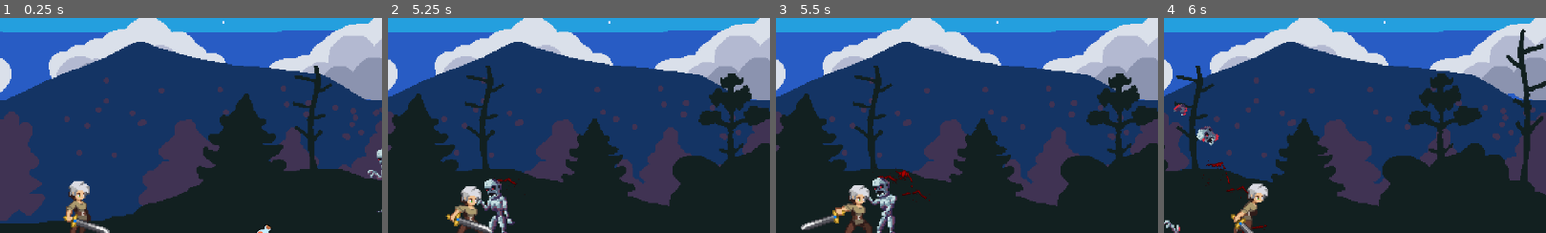
Above: before the commit, frames 1-4 (left to right).
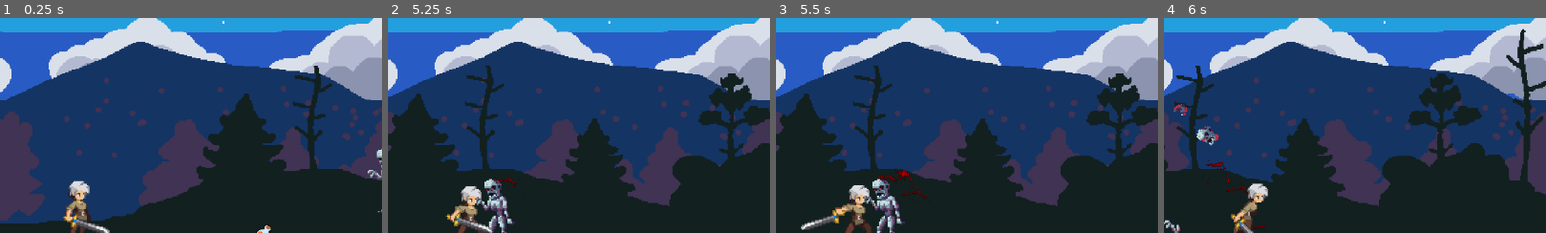
Above: after the commit, the same moments.

Repository: Rip50/RogueType
Game: Godot game, scene res://scenes/levels/level_night_forest.tscn
The game is run twice, just before and just after one commit, with the same random seed, the same clock (stepped at 60 frames per second) and the same inputs.
Inputs (mouse positions are % of the whole screen's width and height, from its top left):
- Up to frame 1 (0.25 s): no input
- Up to frame 2 (5.25 s): tap Enter at 0.5 s; move the mouse to (72, 45) at 0.52 s; hold Right (move_right) 0.53-2.03 s; tap Space (attack) at 0.6, 1.35, 2.3, 2.85, 3.6, 4.55, 5.1 s; click (72, 45) at 0.67 s; move the mouse to (30, 55) at 1.27 s; move the mouse to (60, 28) at 2.02 s; tap Tab (pick_up) at 2.1, 4.35 s; move the mouse to (45, 70) at 2.77 s; hold Right (move_right) 2.78-4.28 s; click (45, 70) at 2.92 s; move the mouse to (80, 65) at 3.52 s; move the mouse to (20, 35) at 4.27 s; move the mouse to (55, 50) at 5.02 s; hold Right (move_right) from 5.03 s (still down); click (55, 50) at 5.17 s
- Up to frame 3 (5.5 s): keep holding Right (move_right)
- Up to frame 4 (6 s): move the mouse to (35, 25) at 5.77 s; release Right (move_right) at 5.78 s; tap Space (attack) at 5.85 s
The pictures show only the part of the screen within x 18-68%, y 5-55%; the shares and areas given below are measured in that part.

Frames 1-2 are identical in both runs. In frame 3, 0.7% of the frame differs, in the area x 23-34%, y 74-97%; in frame 4, nothing differs.

Commit message:
enemy_iddle_state emits signals only after some delay.
Enemies wait for their turn to approach to the player

Diff:
--- a/scenes/enemies/zombie.gd
+++ b/scenes/enemies/zombie.gd
@@ -22,6 +22,7 @@
 @onready var enemy_iddle_transition := state_machine.change_state.bind(enemy_iddle_state)
 @onready var enemy_prepare_attack_transition := state_machine.change_state.bind(enemy_prepare_attack_state)
 @onready var enemy_attacking_transition := state_machine.change_state.bind(enemy_attacking_state)
+@onready var enemy_wandering_transition := state_machine.change_state.bind(enemy_wandering_state)
 
 
 func _ready() -> void:
@@ -31,9 +32,11 @@
 func _connect_signals() -> void:
 	# Connect SM states and transitions
 	enemy_wandering_state.saw_player.connect(enemy_iddle_transition)
-	enemy_iddle_state.enemy_ready.connect(enemy_prepare_attack_transition)
+	enemy_iddle_state.enemy_ready_to_attack.connect(enemy_prepare_attack_transition)
+	enemy_iddle_state.sight_clear.connect(enemy_wandering_transition)
 	enemy_prepare_attack_state.attack_ready.connect(enemy_attacking_transition)
 	enemy_attacking_state.attack_completed.connect(enemy_iddle_transition)
+	enemy_wandering_state.saw_enemy.connect(enemy_iddle_transition)
 
 	# Connect health stats
 	health_stats.hurt.connect(bleed)
@@ -42,9 +45,11 @@
 
 func _disconnect_signals() -> void:
 	enemy_wandering_state.saw_player.disconnect(enemy_iddle_transition)
-	enemy_iddle_state.enemy_ready.disconnect(enemy_prepare_attack_transition)
+	enemy_iddle_state.enemy_ready_to_attack.disconnect(enemy_prepare_attack_transition)
+	enemy_iddle_state.sight_clear.disconnect(enemy_wandering_transition)
 	enemy_prepare_attack_state.attack_ready.disconnect(enemy_attacking_transition)
 	enemy_attacking_state.attack_completed.disconnect(enemy_iddle_transition)
+	enemy_wandering_state.saw_enemy.disconnect(enemy_iddle_transition)
 
 	health_stats.hurt.disconnect(bleed)
 	health_stats.died.disconnect(die)
--- a/scenes/enemies/zombie.tscn
+++ b/scenes/enemies/zombie.tscn
@@ -270,9 +270,10 @@
 actor = NodePath("../..")
 animated_sprite = NodePath("../../AnimatedSprite2D")
 
-[node name="EnemyIddleState" type="Node" parent="StateMachine" node_paths=PackedStringArray("attack_stats", "actor", "animated_sprite")]
+[node name="EnemyIddleState" type="Node" parent="StateMachine" node_paths=PackedStringArray("sight", "actor", "animated_sprite")]
 script = ExtResource("2_f00md")
-attack_stats = NodePath("../../AttackStats")
+sight = NodePath("../../Sight")
+wait_time_sec = 1.0
 actor = NodePath("../..")
 animated_sprite = NodePath("../../AnimatedSprite2D")
 
@@ -318,4 +319,4 @@
 
 [node name="Sight" type="RayCast2D" parent="."]
 target_position = Vector2(-48, 0)
-collision_mask = 2
+collision_mask = 6
--- a/scenes/states/enemy_iddle_state.gd
+++ b/scenes/states/enemy_iddle_state.gd
@@ -1,25 +1,38 @@
 class_name EnemyIddleState
 extends State
 
-@export var attack_stats: AttackStats
+@export var sight: RayCast2D
+@export var wait_time_sec: float
 
-signal enemy_ready
+var wait_timer: Timer
 
+signal enemy_ready_to_attack
+signal sight_clear
 
 func _ready() -> void:
-	if attack_stats == null:
-		push_warning("attack_stats are null in EnemyIddleState:" + str(self))
+	set_physics_process(false)
+
+	wait_timer = Timer.new()
+	wait_timer.autostart = false
+	wait_timer.one_shot = true
+	add_child(wait_timer)
 
 
 func enter_state() -> void:
 	actor.stop()
 	animated_sprite.play("iddle")
 
-	var cooldown_time = attack_stats.cooldown_time_sec
-	await get_tree().create_timer(cooldown_time).timeout
+	wait_timer.start(wait_time_sec)
+	await wait_timer.timeout
 
-	enemy_ready.emit()
+	set_physics_process(true)
 
+func _physics_process(delta: float) -> void:
+	var collider := sight.get_collider() as Node2D
 
-func exit_state() -> void:
-	pass
+	if !wait_timer.is_stopped():
+		return
+	if collider == null:
+		sight_clear.emit()
+	elif collider.is_in_group("Player"):
+		enemy_ready_to_attack.emit()
--- a/scenes/states/enemy_wandering_state.gd
+++ b/scenes/states/enemy_wandering_state.gd
@@ -4,6 +4,7 @@
 @export var vision_cast: RayCast2D
 
 signal saw_player
+signal saw_enemy
 
 
 func enter_state() -> void:
@@ -14,6 +15,10 @@
 
 func  _physics_process(_delta: float) -> void:
 	var colliding_object = vision_cast.get_collider() as Node2D
-	if colliding_object != null and colliding_object.is_in_group("Player"):
-		print_debug("Saw player")
+	if colliding_object == null:
+		return
+
+	if colliding_object.is_in_group("Player"):
 		saw_player.emit()
+	elif colliding_object.is_in_group("Enemy"):
+		saw_enemy.emit()
